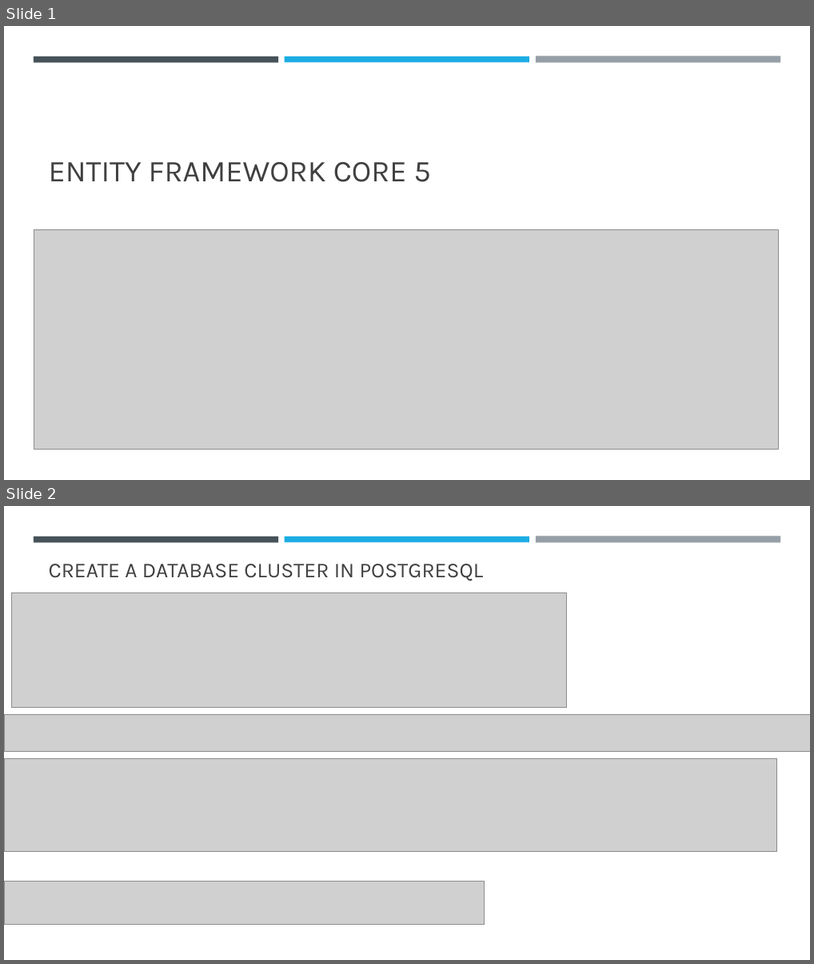
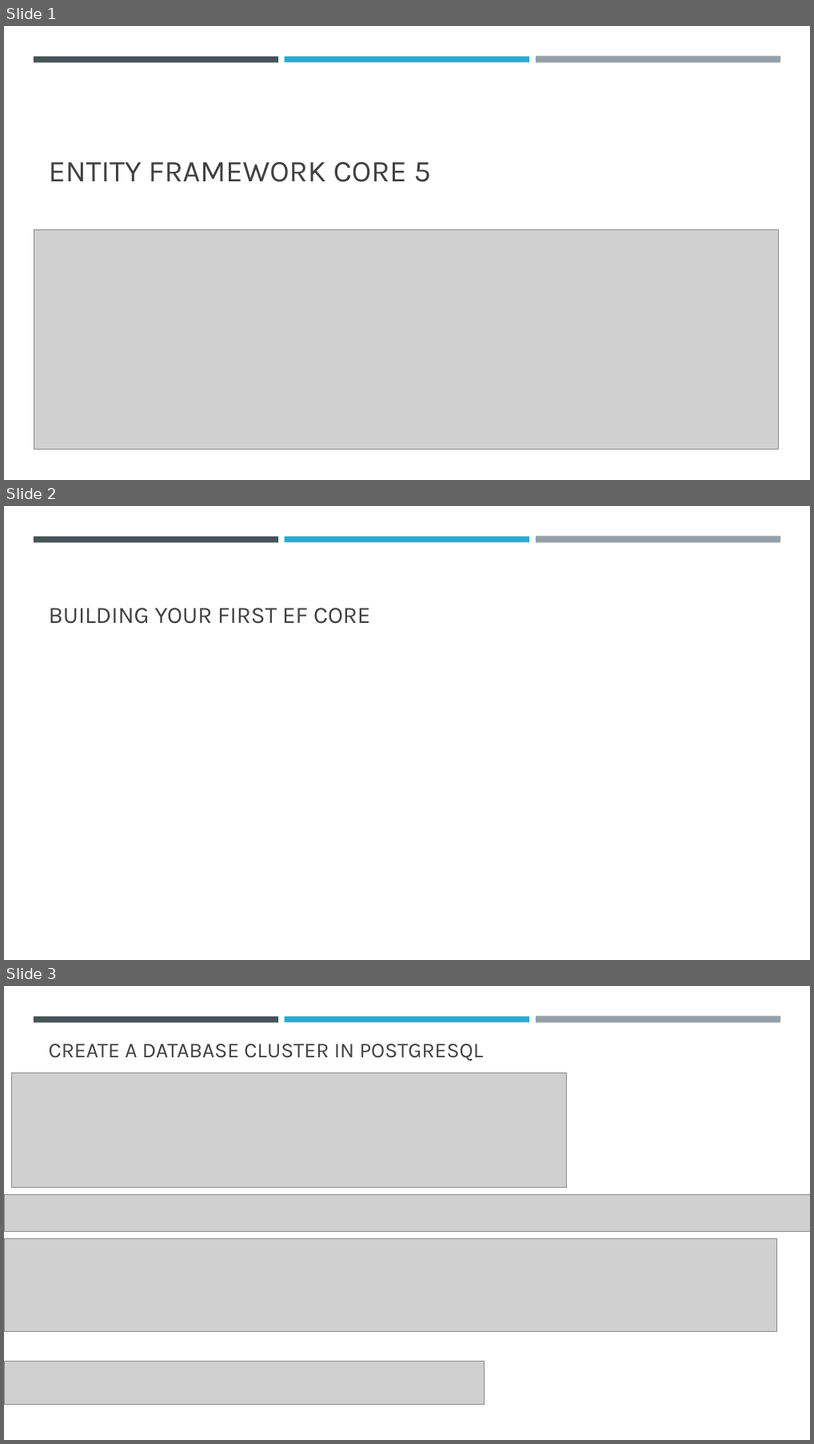
Before and after one commit to sansindia85/EntityFrameworkCore5, a slide deck: Presentations/Entity Framework Core 5.pptx. Shown one above the other, each under a label of ours: slides 1 and 2 before the commit, slides 1, 2 and 3 after it. The pictures are 814x964 and 814x1444 pixels, drawn with LibreOffice and Linux fonts; fonts in the diff are those of the drawing; grey boxes stand for pictures. Boxes give left, top, right and bottom in pixels: in the first picture for what was removed or moved away, otherwise in the second. Text is boxed around its words. In the diff, an @@ line names an element or a change of style, - is before the commit and + after.

```diff
--- a/Presentations/Entity Framework Core 5.pptx
+++ b/Presentations/Entity Framework Core 5.pptx
@@ slide 2 added at [4, 506, 810, 960], background #FFFFFF; not listed: 3 template elements that a slide beside it also shows @@
@@ title added at [49, 608, 370, 624], 28 pt, text #404040 @@
+BUILDING YOUR FIRST EF CORE
@@ what was slide 2 is now slide 3 @@
```
Also in this commit, not shown: 7 other slides added, 36 other files.
